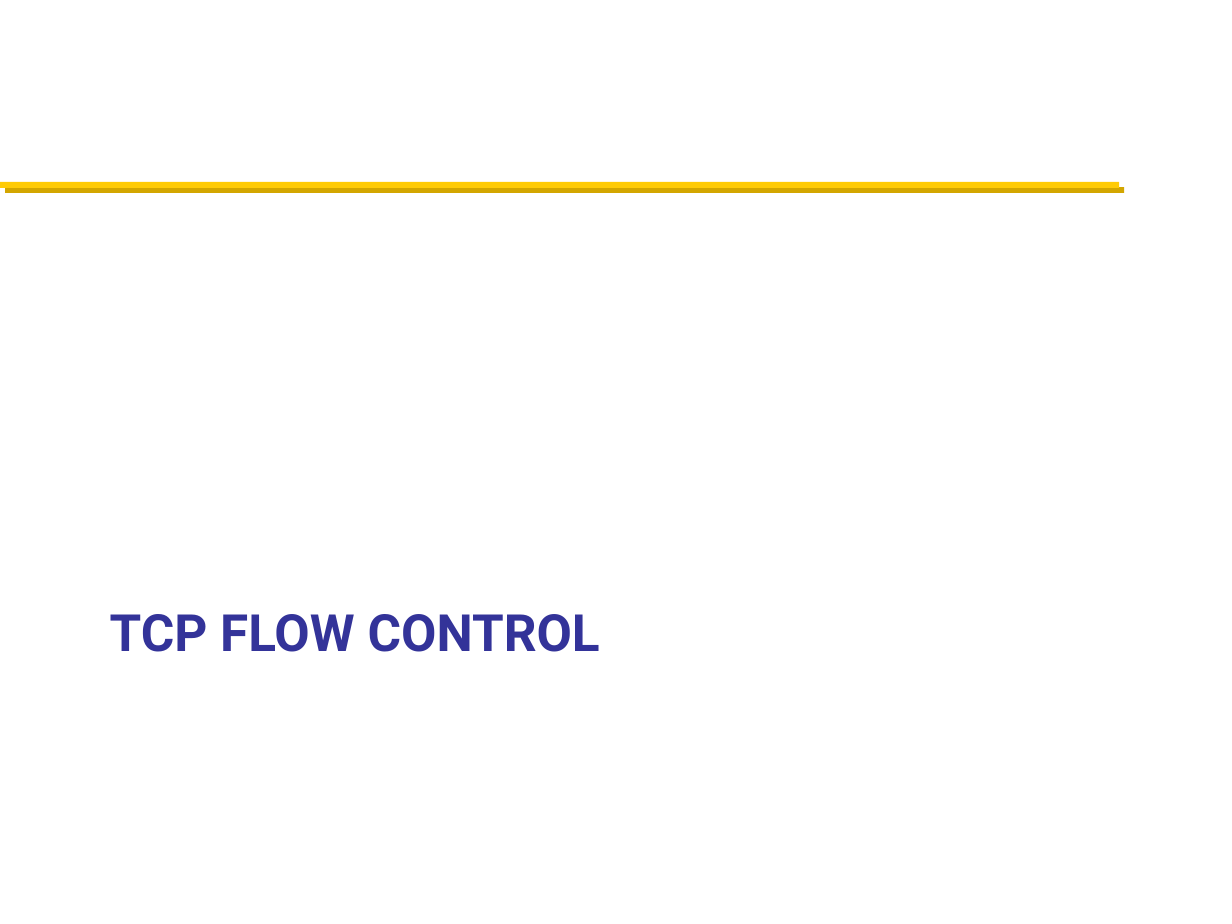
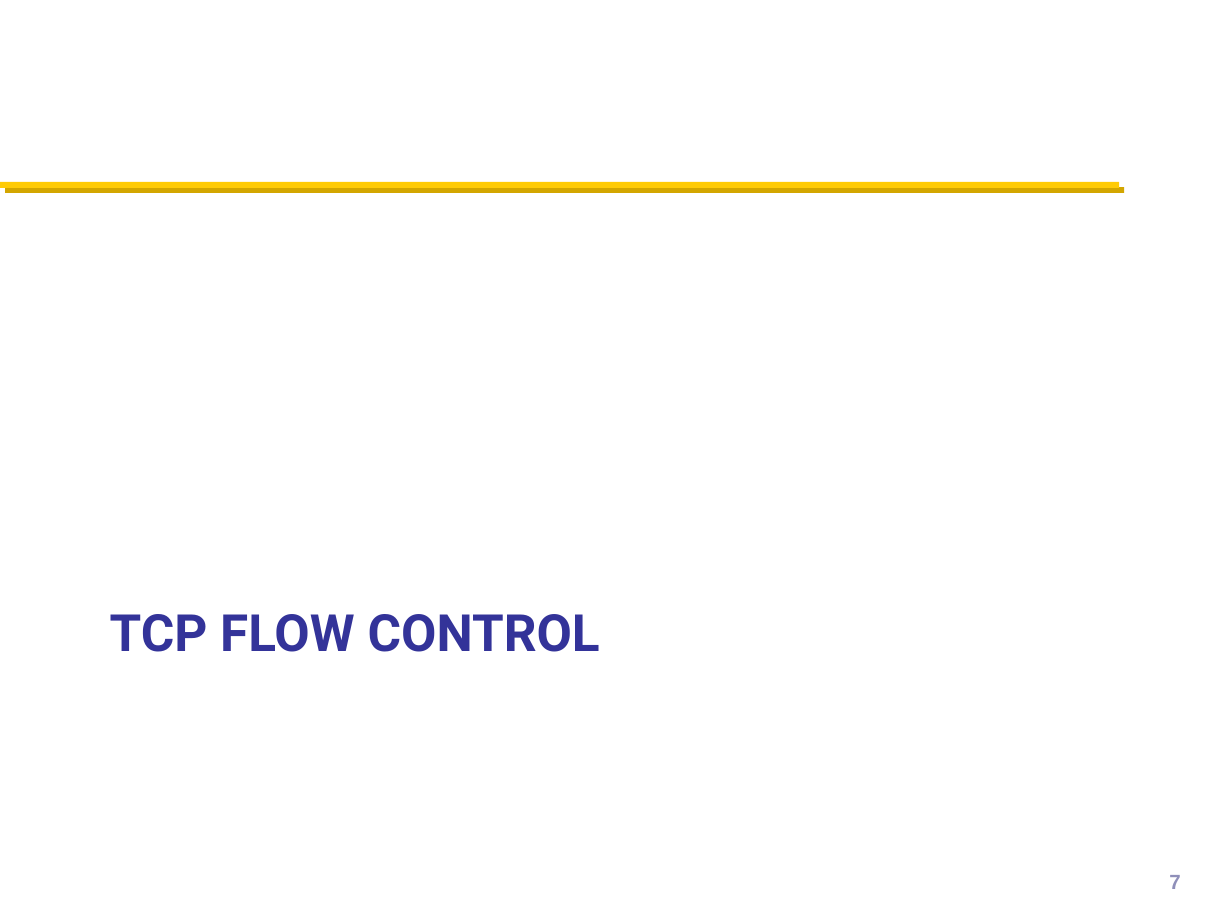
Before and after one commit to henryhxu/CSCI4430-ESTR4120, a slide deck: slide 7 of lec/lec8.pptx. Drawn at 1232x924 pixels with LibreOffice and Linux fonts; fonts in the diff are those of the drawing; background and template pictures are left out. Boxes give left, top, right and bottom in pixels: in the first picture for what was removed or moved away, otherwise in the second. Text is boxed around its words. In the diff, an @@ line names an element or a change of style, - is before the commit and + after.

```diff
--- a/lec/lec8.pptx
+++ b/lec/lec8.pptx
@@ page number added at [1169, 875, 1180, 889], 12 pt, text #9090BA @@
+7
```
Also in this commit, not shown: 56 other slides changed.
